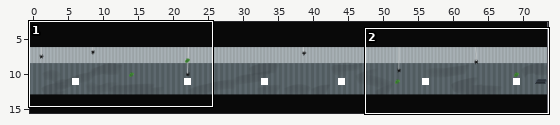
Tiled map: tiled/Project2.tmx. The first picture is a wide view before the edit; the outline marks the close-up.
Close-up. As it was:
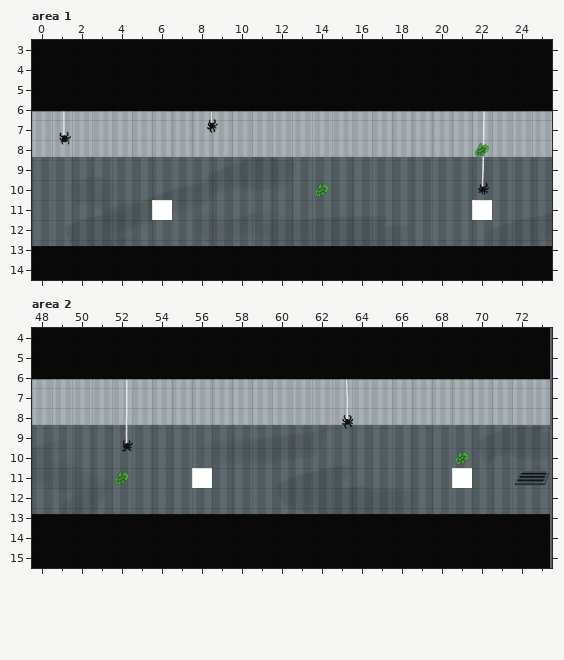
Cells are 182x182 px. Shown: area 1 x 0..25, y 3..14; area 2 x 48..73, y 4..15. The commit also changed other parts of the map, which this record leaves out.
And afterwards:
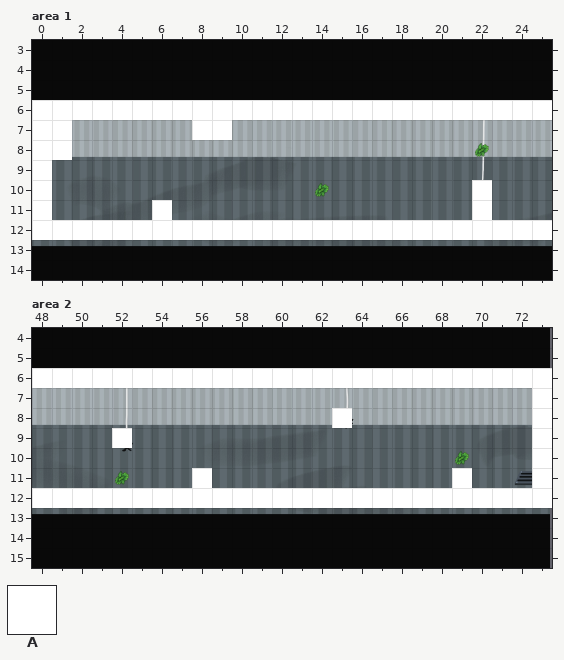
Key: from "Collision": A 0.
_ is an empty cell.
Tiles of an added or newly shown layer are drawn over the layers below it.
The exact change:
Layer "Collisions_aranyes" (now shown), area 1:
y 7: x 1 _ -> A; x 8..9 __ -> AA
y 8: x 1 _ -> A
y 10: x 22 _ -> A
Layer "Collisions" (now shown), area 1:
y 6: x 0..25 __________________________ -> AAAAAAAAAAAAAAAAAAAAAAAAAA
y 7..11: x 0 _ -> A
y 12: x 0..25 __________________________ -> AAAAAAAAAAAAAAAAAAAAAAAAAA
Layer "Collisions_aranyes" (now shown), area 2:
y 8: x 63 _ -> A
y 9: x 52 _ -> A
Layer "Collisions" (now shown), area 2:
y 6: x 48..73 __________________________ -> AAAAAAAAAAAAAAAAAAAAAAAAAA
y 7..11: x 73 _ -> A
y 12: x 48..73 __________________________ -> AAAAAAAAAAAAAAAAAAAAAAAAAA
Boxes around the changes in both close-ups, in picture pixels (x1, y1, x2, y2):
added: (32, 100, 552, 240)
added: (32, 368, 552, 508)
